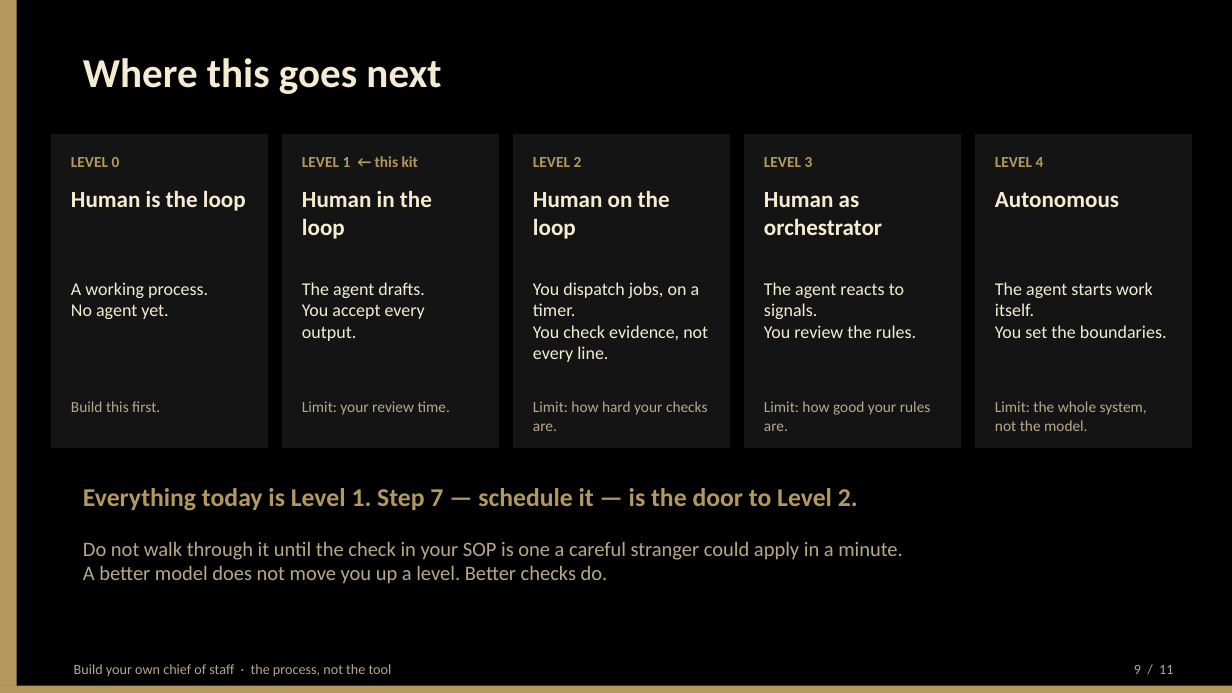
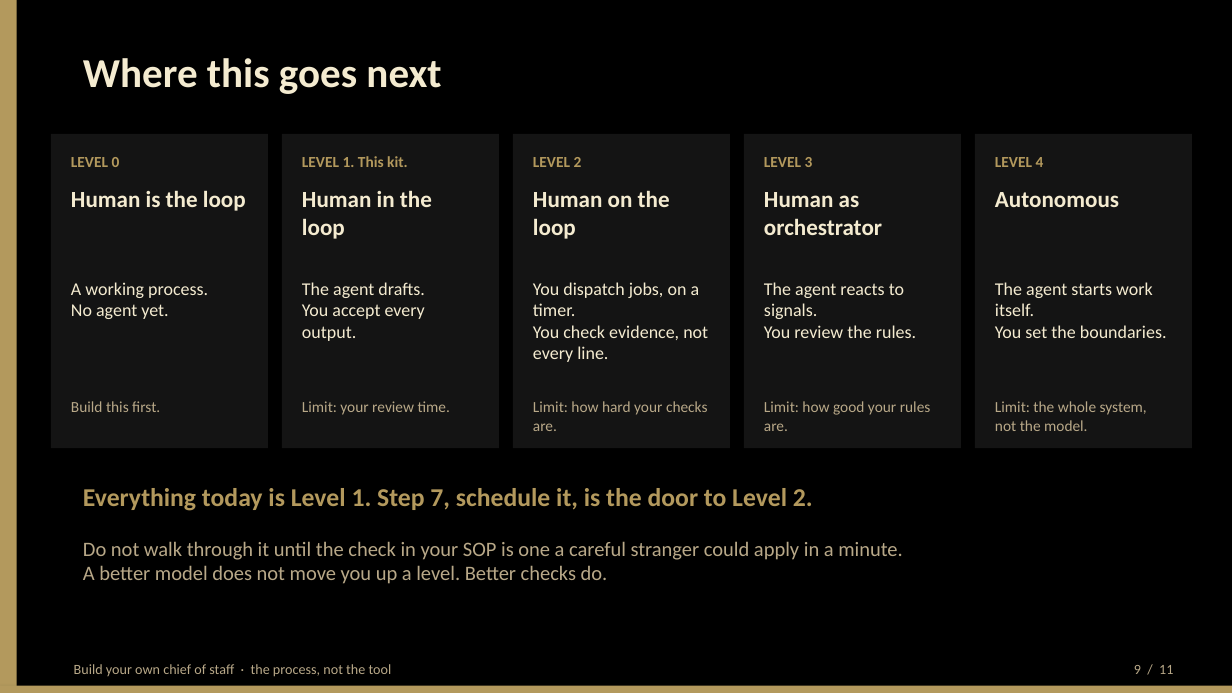
Before and after one commit to BittahCriminal/build-your-own-chief-of-staff, a slide deck: slide 9 of slides/building-your-own-chief-of-staff.pptx. Drawn at 1232x693 pixels with LibreOffice and Linux fonts; fonts in the diff are those of the drawing. Boxes give left, top, right and bottom in pixels: in the first picture for what was removed or moved away, otherwise in the second. Text is boxed around its words. In the diff, an @@ line names an element or a change of style, - is before the commit and + after.

```diff
--- a/slides/building-your-own-chief-of-staff.pptx
+++ b/slides/building-your-own-chief-of-staff.pptx
@@ text at [302, 156, 408, 167]: text changed @@
-LEVEL 1 ← this kit
+LEVEL 1. This kit.
@@ text at [83, 488, 813, 511]: text changed @@
-Everything today is Level 1. Step 7 — schedule it — is the door to Level 2.
+Everything today is Level 1. Step 7, schedule it, is the door to Level 2.
```
Also in this commit, not shown: 10 other slides changed, 8 other files.
